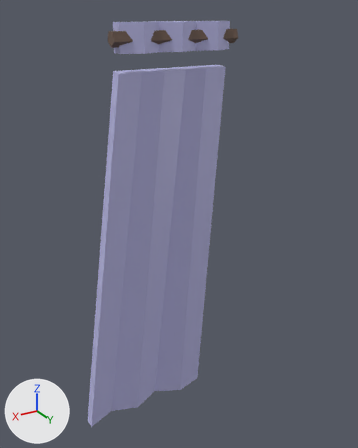
The FBX model Assets/Meshes/firanka.fbx: old version first, new version second.
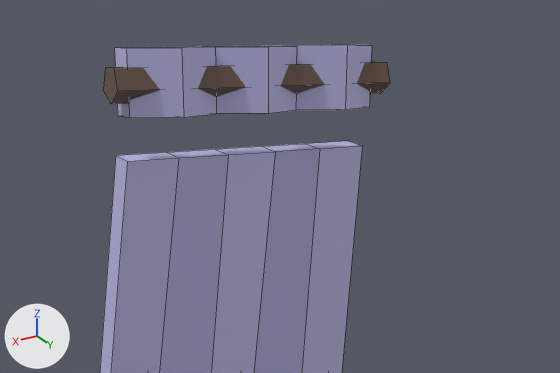
There are two pictures of each version: one whole from a 50 mm lens placed at (23.94, 31.92, 17.27), pointed at (17.68, 21.5, 12.05), one close up on the part from 17% to 88% of the width and 0% to 38% of the height. Lighting does not change. The marker at lower left points along +X, +Y and +Z. The close-ups show mesh edges as thin lines.
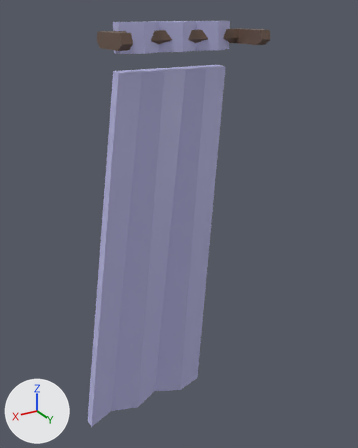
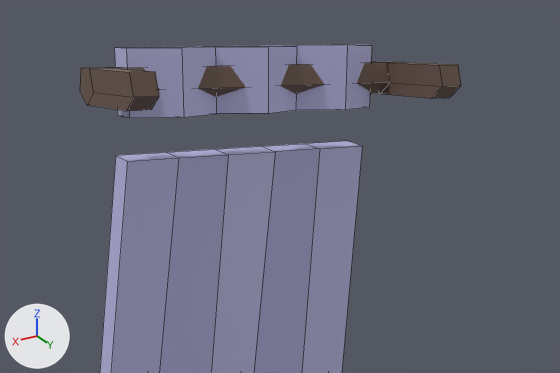
What the commit changed:
me_cylinder_007 is used by ob_cylinder_007; location (18.05, 21.55, 14.47).
me_cylinder_007 had 62 vertices, 55 faces and spanned x -1.65..2.3, y -1.44..0.57, z -8.82..2.59.
me_cylinder_007 now has 84 vertices, 77 faces and spans x -1.89..2.3, y -1.44..1.34, z -8.82..2.59.
Part 1, on me_cylinder_007:
2 faces are deleted.
11 vertices are added at x -1.89..1.74, y 0.15..1.34, z 2.1..2.41.
5 new vertices lie (0.0, 0.86, 0.0) away from vertices in x -1.89..1.5, y 0.42..0.48, z 2.22..2.41.
6 new vertices lie (0.24, 0.0, 0.0) away from vertices in x 1.5, y 0.15..1.34, z 2.1..2.41.
24 new faces join them, mat_material_039 (brown #6b5548).

Boxes [x1, y1, x2, y2] around the edits, measured in the close-ups (560 x 373 px):
'Cylinder.007', reshaped: before [100, 45, 390, 373]; after [80, 45, 461, 373]
part 1 of me_cylinder_007, built on: before [103, 68, 118, 104]; after [80, 62, 461, 111]
